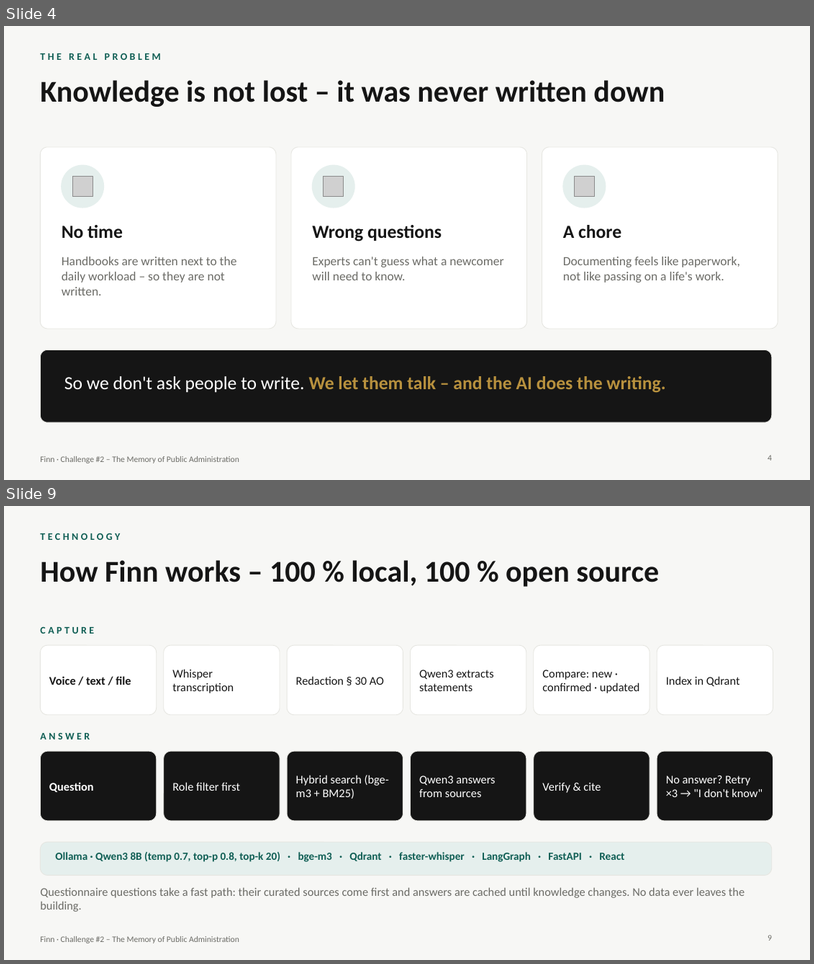
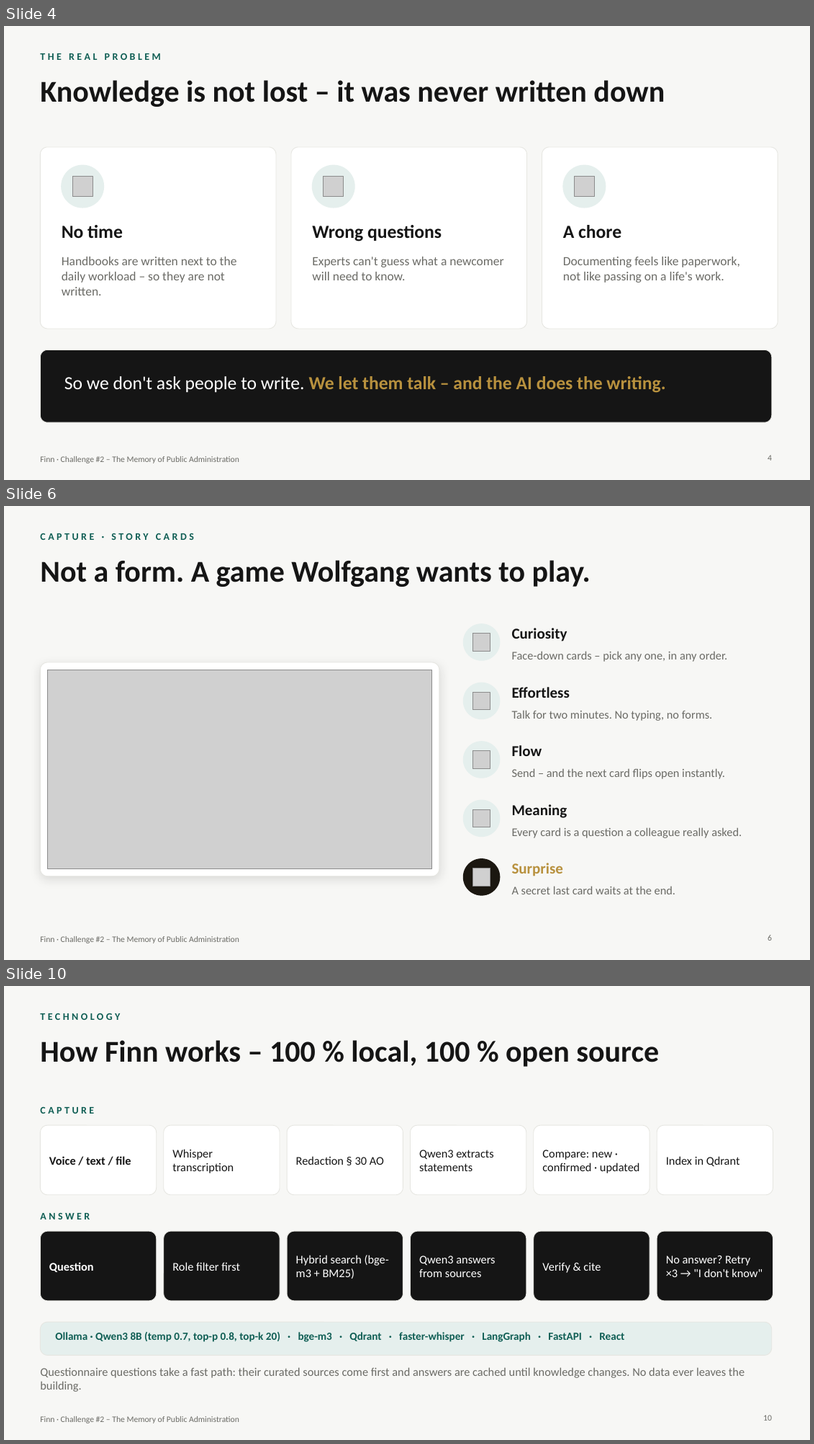
Before and after one commit to Akshai-Athota/MOE, a slide deck: presentation/Finn_Pitch.pptx. Shown one above the other, each under a label of ours: slides 4 and 9 before the commit, slides 4, 6 and 10 after it; the slides between them are not shown. The pictures are 814x964 and 814x1444 pixels, drawn with LibreOffice and Linux fonts; fonts in the diff are those of the drawing; grey boxes stand for pictures. Boxes give left, top, right and bottom in pixels: in the first picture for what was removed or moved away, otherwise in the second. Text is boxed around its words. In the diff, an @@ line names an element or a change of style, - is before the commit and + after.

```diff
--- a/presentation/Finn_Pitch.pptx
+++ b/presentation/Finn_Pitch.pptx
@@ slide 6 added at box(4, 506, 810, 960), background #F7F7F5; not listed: 1 template element that a slide beside it also shows @@
@@ text added at box(40, 533, 194, 540), 12 pt, text #0F5E54, bold @@
+CAPTURE · STORY CARDS
@@ title added at box(40, 560, 591, 587), 36 pt, text #151515, bold @@
+Not a form. A game Wolfgang wants to play.
@@ ellipse added at box(464, 624, 500, 660), fill #E5EFED, outline #E5EFED 1 pt @@
@@ picture added at box(473, 633, 491, 651) @@
@@ text added at box(512, 628, 568, 641), 18 pt, text #151515, bold @@
+Curiosity
@@ text added at box(512, 651, 728, 662), 14 pt, text #6B6B66 @@
+Face-down cards – pick any one, in any order.
@@ rounded rectangle added at box(40, 662, 440, 875), fill #FFFFFF, outline #E6E6E1 0.75 pt @@
@@ picture added at box(47, 669, 432, 868) @@
@@ ellipse added at box(464, 682, 500, 719), fill #E5EFED, outline #E5EFED 1 pt @@
@@ picture added at box(473, 692, 491, 710) @@
@@ text added at box(512, 687, 570, 698), 18 pt, text #151515, bold @@
+Effortless
@@ text added at box(512, 710, 713, 721), 14 pt, text #6B6B66 @@
+Talk for two minutes. No typing, no forms.
@@ ellipse added at box(464, 741, 500, 777), fill #E5EFED, outline #E5EFED 1 pt @@
@@ picture added at box(473, 751, 491, 769) @@
@@ text added at box(512, 745, 543, 756), 18 pt, text #151515, bold @@
+Flow
@@ text added at box(512, 768, 725, 779), 14 pt, text #6B6B66 @@
+Send – and the next card flips open instantly.
@@ ellipse added at box(464, 800, 500, 836), fill #E5EFED, outline #E5EFED 1 pt @@
@@ text added at box(512, 804, 568, 818), 18 pt, text #151515, bold @@
+Meaning
@@ picture added at box(473, 810, 491, 827) @@
@@ text added at box(512, 827, 742, 838), 14 pt, text #6B6B66 @@
+Every card is a question a colleague really asked.
@@ ellipse added at box(464, 859, 500, 895), fill #1B1710, outline #1B1710 1 pt @@
@@ picture added at box(473, 868, 491, 886) @@
@@ text added at box(512, 862, 563, 876), 18 pt, text #B8913E, bold @@
+Surprise
@@ text added at box(512, 885, 676, 894), 14 pt, text #6B6B66 @@
+A secret last card waits at the end.
@@ page number added at box(768, 934, 772, 940), 10 pt, text #6B6B66 @@
+6
@@ what was slide 9 is now slide 10 @@
@@ page number at box(764, 1414, 772, 1420): text changed @@
-9
+10
```
Also in this commit, not shown: 5 slides changed, 4 other slides added, 4 slides removed.
